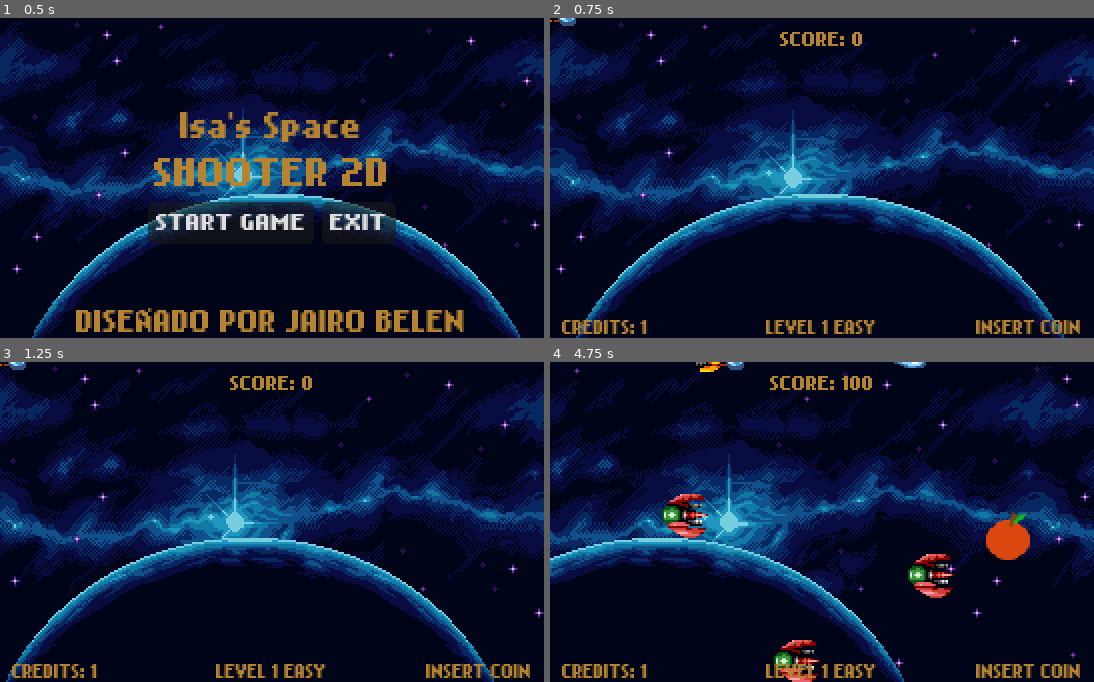
Above: before the commit, frames 1-4 (two rows, left to right).
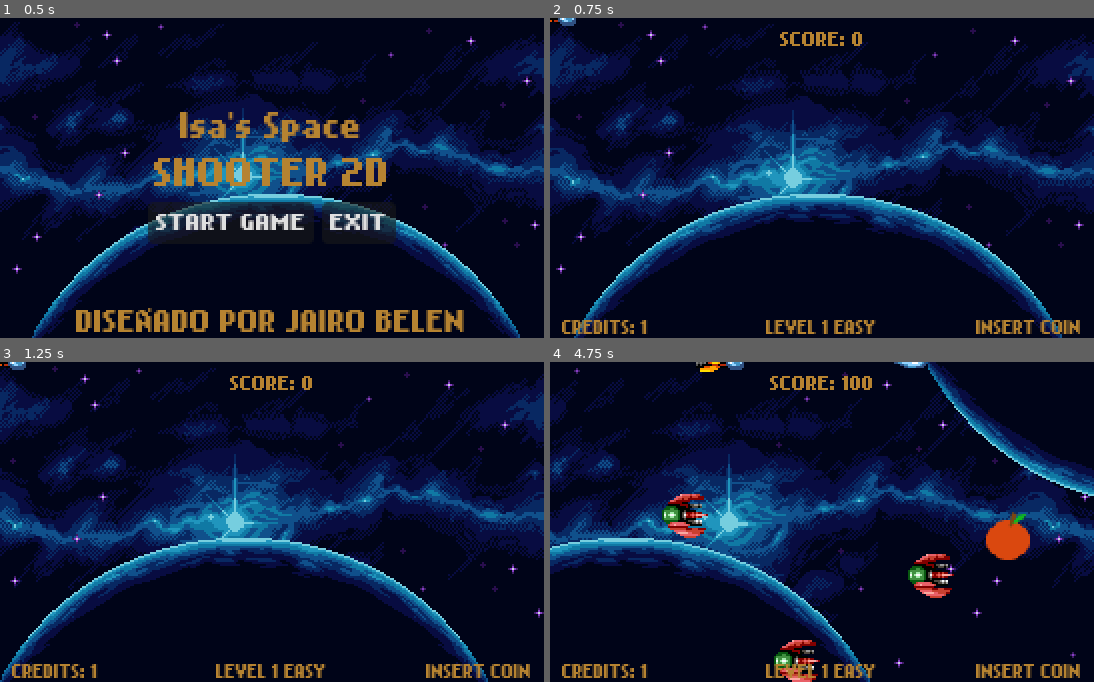
Above: after the commit, the same moments.

Repository: orial021/shooter_2D
Game: Godot game, scene res://Scenes/menu.tscn
Two runs of this game, one before a commit and one after it. Both use one fixed random seed, a clock stepped at 60 frames per second and the inputs below. Before the commit the project has no main scene; this scene is started directly in both runs. Sound files missing from this copy of the repository are replaced by a short silence.
Inputs:
- Up to frame 1 (0.5 s): no input
- Up to frame 2 (0.75 s): click "START GAME" at 0.5 s
- Up to frame 3 (1.25 s): no input
- Up to frame 4 (4.75 s): tap Enter (ui_accept) at 1.25, 1.52, 2.27, 3.77, 4.52 s; hold Right (ui_right) 1.28-2.03 s; hold Down (ui_down) 2.03-2.78 s; hold Right (ui_right) 2.78-3.53 s; hold Up (ui_up) 3.53-4.28 s; hold Left (ui_left) from 4.28 s (still down)

Frame 1 is identical in both runs. In frame 2, 2.4% of the frame differs, in the area x 4-95%, y 55-100%; in frame 3, 5.2%; in frame 4, 12%, in the area x 0-100%, y 0-100%.

Commit message:
fix (solucionando problema del segundo planeta)

Diff:
--- a/Scenes/level.tscn
+++ b/Scenes/level.tscn
@@ -9,6 +9,42 @@
 [ext_resource type="Texture2D" uid="uid://ckqgqhn8k8rm3" path="res://assets/images/bg-planet.png" id="5_sj462"]
 [ext_resource type="PackedScene" uid="uid://kf0vyyv25q68" path="res://Scenes/player.tscn" id="7_djw8u"]
 [ext_resource type="PackedScene" uid="uid://hf81ixqbpjmm" path="res://Scenes/gui.tscn" id="8_fvkbw"]
+
+[sub_resource type="Animation" id="Animation_7ch08"]
+length = 0.001
+tracks/0/type = "value"
+tracks/0/imported = false
+tracks/0/enabled = true
+tracks/0/path = NodePath(".:position")
+tracks/0/interp = 1
+tracks/0/loop_wrap = true
+tracks/0/keys = {
+"times": PackedFloat32Array(0),
+"transitions": PackedFloat32Array(1),
+"update": 0,
+"values": [Vector2(0, 0)]
+}
+
+[sub_resource type="Animation" id="Animation_liqo2"]
+resource_name = "desaparecer"
+tracks/0/type = "value"
+tracks/0/imported = false
+tracks/0/enabled = true
+tracks/0/path = NodePath(".:position")
+tracks/0/interp = 1
+tracks/0/loop_wrap = true
+tracks/0/keys = {
+"times": PackedFloat32Array(0, 1),
+"transitions": PackedFloat32Array(1, 1),
+"update": 0,
+"values": [Vector2(0, 0), Vector2(0, 160)]
+}
+
+[sub_resource type="AnimationLibrary" id="AnimationLibrary_mneyu"]
+_data = {
+"RESET": SubResource("Animation_7ch08"),
+"desaparecer": SubResource("Animation_liqo2")
+}
 
 [sub_resource type="Curve2D" id="Curve2D_4oi0g"]
 _data = {
@@ -60,15 +96,23 @@
 [node name="Planet_1" type="ParallaxBackground" parent="Background"]
 
 [node name="ParallaxLayer" type="ParallaxLayer" parent="Background/Planet_1"]
+motion_mirroring = Vector2(544, 0)
 
 [node name="Sprite2D" type="Sprite2D" parent="Background/Planet_1/ParallaxLayer"]
 texture = ExtResource("5_sj462")
 centered = false
 
+[node name="AnimatedSprite2D" type="AnimationPlayer" parent="Background/Planet_1/ParallaxLayer/Sprite2D"]
+libraries = {
+"": SubResource("AnimationLibrary_mneyu")
+}
+speed_scale = 0.5
+
 [node name="Planet_2" type="ParallaxBackground" parent="Background"]
 
 [node name="ParallaxLayer" type="ParallaxLayer" parent="Background/Planet_2"]
 motion_offset = Vector2(272, 0)
+motion_mirroring = Vector2(272, 0)
 
 [node name="Sprite2D" type="Sprite2D" parent="Background/Planet_2/ParallaxLayer"]
 texture = ExtResource("5_sj462")
--- a/Scripts/level.gd
+++ b/Scripts/level.gd
@@ -17,7 +17,7 @@
 func parallax_bg(delta_time) -> void:
 	$Background/Back.scroll_base_offset -= Vector2(1, 0) * 8 * delta_time
 	$Background/Stars.scroll_base_offset -= Vector2(1, 0) * 16 * delta_time
-	$Background/Planet_1.scroll_base_offset -= Vector2(1, 0) * 20 * delta_time
+	$Background/Planet_1.scroll_base_offset -= Vector2(1, 0) * 24 * delta_time
 	$Background/Planet_2.scroll_base_offset -= Vector2(1, 0) * 24 * delta_time
 
 func _on_timer_timeout():
--- a/project.godot
+++ b/project.godot
@@ -11,6 +11,7 @@
 [application]
 
 config/name="shooter 2D"
+run/main_scene="res://Scenes/menu.tscn"
 config/features=PackedStringArray("4.2", "Forward Plus")
 run/max_fps=60
 config/icon="res://icon.svg"
@@ -31,4 +32,3 @@
 [rendering]
 
 textures/canvas_textures/default_texture_filter=0
-renderer/rendering_method="gl_compatibility"
Not shown: 1 places in Scenes/level.tscn that only renumber resources
Binary file removed: assets/images/bg-preview-big.png
Not shown, removed: assets/images/bg-preview-big.png.import
